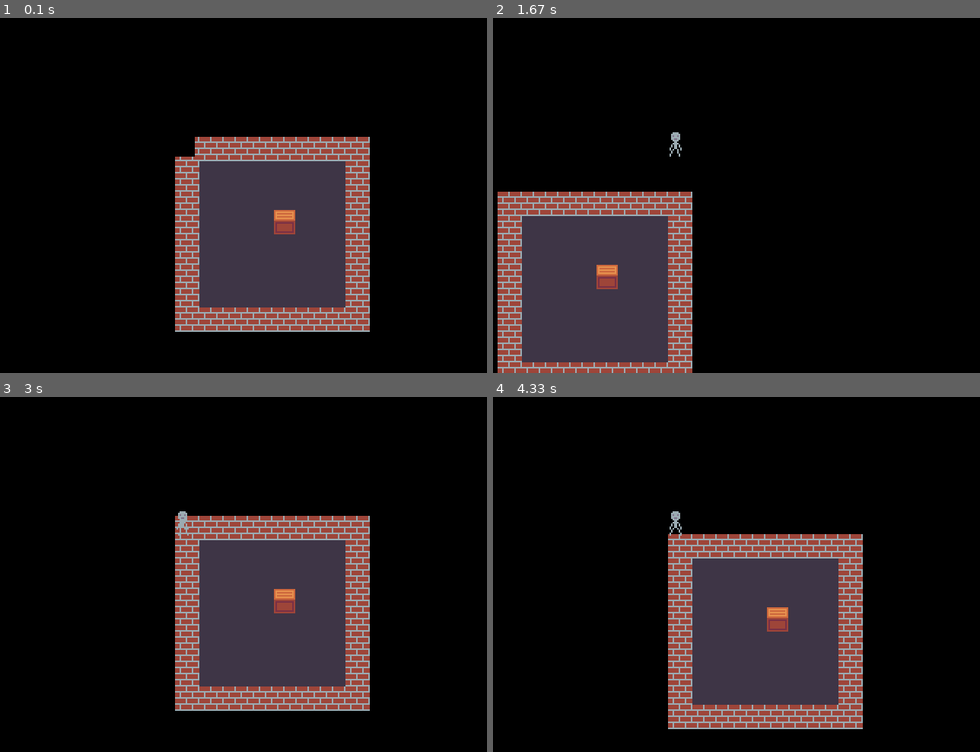
Above: before the commit, frames 1-4 (two rows, left to right).
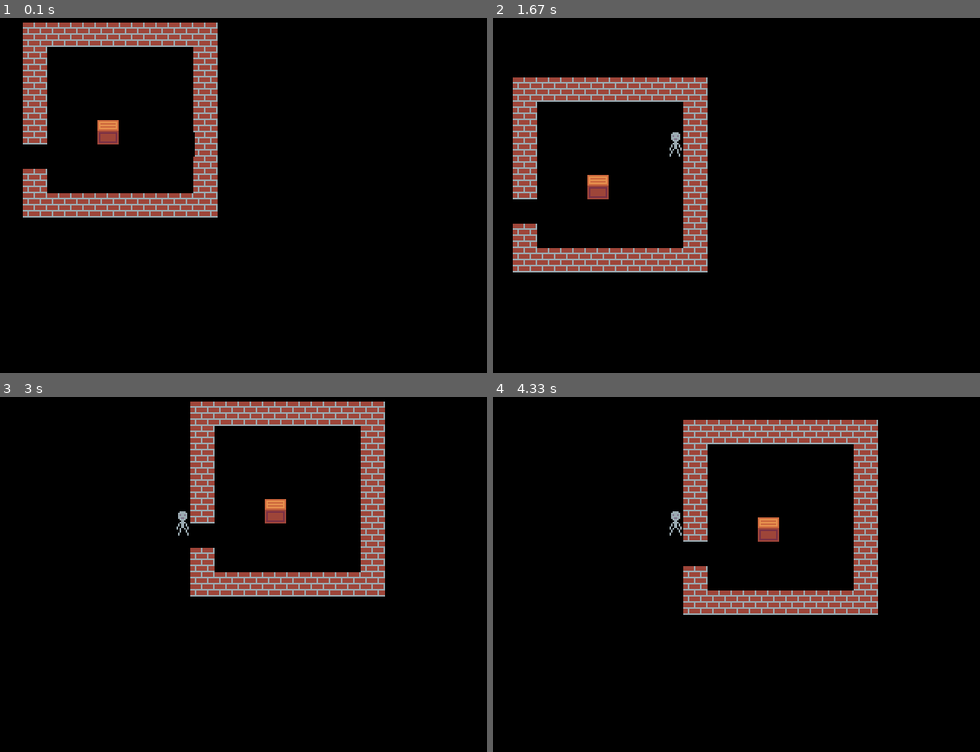
Above: after the commit, the same moments.

Repository: mihailnagr063/pygame-project
Game: pygame game, started from main.py
Same seed, same stepped clock (60 frames per second), same inputs: the game is played once before the commit and once after it.
Inputs:
- Up to frame 1 (0.1 s): no input
- Up to frame 2 (1.67 s): hold D 0.33-0.8 s; hold W 0.83-1.13 s; hold D 1.17-1.63 s
- Up to frame 3 (3 s): hold A 1.67-2.2 s; hold S 2.23-2.53 s; hold A 2.57-2.97 s
- Up to frame 4 (4.33 s): hold W 3-3.37 s; hold S from 4.07 s (still down)

The runs differ from the first frame. In frame 1, 29% of the frame differs, in the area x 4-76%, y 1-89%; in frame 2, 26%; in frame 3, 28%; in frame 4, 28%.

Commit message:
collision system

Diff:
--- a/engine/__init__.py
+++ b/engine/__init__.py
@@ -1,4 +1,3 @@
 from engine.map import *
 from engine.camera import *
-from engine.player import *
 from engine.sprites import *
--- a/engine/camera.py
+++ b/engine/camera.py
@@ -9,9 +9,10 @@
         self.sw, self.sh = screen_size
         self.hw, self.hh = self.sw // 2, self.sh // 2
         self.background = []
+        self.no_ysort = pg.sprite.Group()
 
-    def add_objects(self, group):
-        self.add(group)
+    def add_noysort(self, group):
+        self.no_ysort.add(group)
 
     def center_at(self, target):
         self.offset.x = self.hw - target.rect.centerx
@@ -24,6 +25,8 @@
         self.center_at(self.target)
         for bg in self.background:
             surface.blit(bg.image, bg.rect.topleft + self.offset)
+        for sprite in self.no_ysort:
+            surface.blit(sprite.image, sprite.rect.topleft + self.offset)
         for sprite in sorted(self.sprites(), key=lambda x: x.rect.centery):
             surface.blit(sprite.image, sprite.rect.topleft + self.offset)
 
--- a/engine/map.py
+++ b/engine/map.py
@@ -23,12 +23,14 @@
         with open(file, encoding='utf-8') as f:
             self.map = f.read().splitlines()
         self.image = pg.Surface((self.tile_size * max([len(i) for i in self.map]), self.tile_size * len(self.map)))
-        self.rect = self.image.get_rect(topleft=(0, 0))
+        self.rect = self.image.get_rect(topleft=(-200, -150))
         self.rerender()
 
     def rerender(self):
         for i, row in enumerate(self.map):
             for j, col in enumerate(row):
+                if col == ' ':
+                    continue
                 self.image.blit(self.tileset.tiles[col], (j * self.tile_size, i * self.tile_size))
 
 
@@ -43,9 +45,20 @@
             self.map = f.read().splitlines()
         for i, row in enumerate(self.map):
             for j, col in enumerate(row):
-                if col == ' ' or col == '#':
+                if col == ' ':
                     continue
-                self.add(Object(pg.Vector2(topleft) + pg.Vector2(i * self.tile_size, j * self.tile_size), self.tileset.tiles[col]))
+                self.add(Object(pg.Vector2(topleft) + pg.Vector2(j * self.tile_size, i * self.tile_size),
+                                self.tileset.tiles[col]))
+
+    def is_colliding(self, other):
+        for sprite in self.sprites():
+            if sprite.is_colliding(other):
+                return sprite
+
+    def handle_click(self, pos):
+        for sprite in self.sprites():
+            if sprite.rect.collidepoint(pos):
+                sprite.on_clicked()
 
 
 class Object(pg.sprite.Sprite):
@@ -53,6 +66,13 @@
         super().__init__()
         self.image = image
         self.rect = self.image.get_rect(topleft=pos)
+        self.collider = pg.Rect(self.rect)
 
     def on_clicked(self):
         pass
+
+    def update(self):
+        pass
+
+    def is_colliding(self, other):
+        return self.collider.colliderect(other)
--- a/engine/player.py
+++ b/game/player.py
@@ -1,9 +1,9 @@
 import pygame as pg
-from engine import sprites
+from engine import sprites, map
 
 
 class Player(sprites.AnimatedSprite):
-    def __init__(self, pos, speed, objects: pg.sprite.Group):
+    def __init__(self, pos, speed, objects: map.Objects):
         super().__init__(32, 'idle')
         self.speed = speed
         self.add_animation('data/player', r'player1.png', 'idle')
@@ -23,12 +23,12 @@
     def move(self, vector):
         self.rect.x += vector[0]
         self.collider.x += vector[0]
-        if pg.sprite.spritecollideany(self.collider_sprite, self.objects):
+        if self.objects.is_colliding(self.collider):
             self.rect.x -= vector[0]
             self.collider.x -= vector[0]
         self.rect.y += vector[1]
         self.collider.y += vector[1]
-        if pg.sprite.spritecollideany(self.collider_sprite, self.objects):
+        if self.objects.is_colliding(self.collider):
             self.rect.y -= vector[1]
             self.collider.y -= vector[1]
 
--- a/main.py
+++ b/main.py
@@ -1,5 +1,6 @@
 import pygame as pg
 import engine
+from game import player
 
 pg.init()
 size = w, h = 800, 600
@@ -9,7 +10,7 @@
 clk = pg.time.Clock()
 font = pg.font.SysFont('Arial', 12)
 
-tilemap_pos = (0, 0)
+tilemap_pos = (-200, -150)
 tileset = engine.TileSet({
     ' ': 'data/map/empty.png',
     '#': 'data/map/wall.png',
@@ -17,10 +18,10 @@
 }, 32)
 tilemap = engine.TileMap('maps/map.background.txt', tileset)
 objects = engine.Objects('maps/map.objects.txt', tilemap_pos, tileset)
-player = engine.Player((10, 10), 4, objects)
+player = player.Player((10, 10), 4, objects)
 camera = engine.Camera(player, size)
 camera.add_background(tilemap)
-camera.add_objects(objects)
+camera.add_noysort(objects)
 camera.add(player)
 
 ANIM_TICK = pg.USEREVENT + 1
--- a/maps/map.background.txt
+++ b/maps/map.background.txt
@@ -3,6 +3,6 @@
 #      #
 #      #
 #      #
-#      #
+       #
 #      #
 ########
--- a/maps/map.objects.txt
+++ b/maps/map.objects.txt
@@ -3,6 +3,6 @@
 #      #
 #      #
 #  C   #
-#      #
+       #
 #      #
 ########
